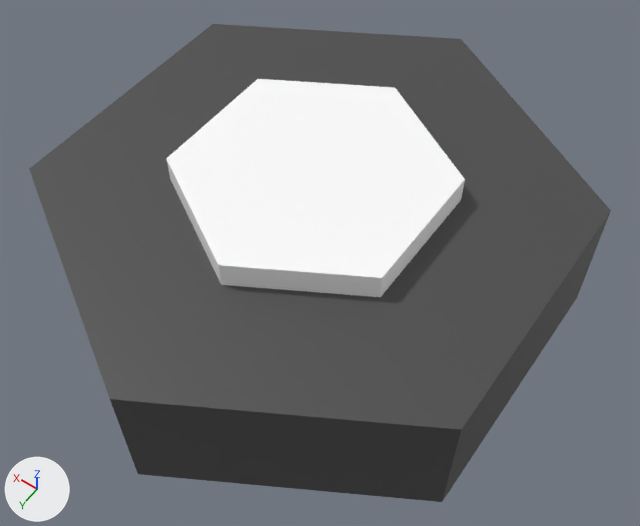
The glTF model code/models/wheat.glb: old version first, new version second.
Before and after are seen from a 50 mm camera at (-1.22, 1.67, 2.49) aimed at (-0.11, 0.12, 0.05). The axes (+X, +Y, +Z) are drawn at lower left. The lights are the same throughout. Where no turn or scale is listed for an object, it has been applied to the vertices.
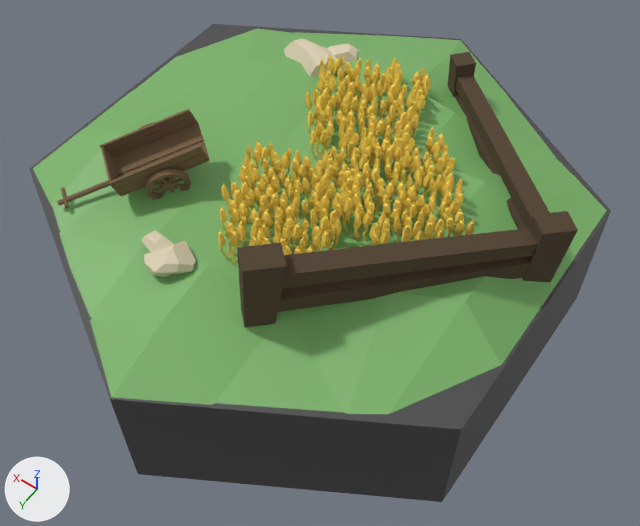
Commit message: Upload Wheat tile and implement into the code

What differs and where, as boxes [x1, y1, x2, y2] in the pictures (640 x 526 px):
'Ground', added (green): after [33, 28, 607, 414]
'Cylinder.001', deleted: before [166, 79, 465, 297]
'Fence 2', added (brown): after [237, 211, 578, 327]
'Wheat.001', added (yellow): after [218, 141, 364, 263]
'Wheat.003', added (yellow): after [325, 127, 474, 245]
'Wheat.002', added (yellow): after [305, 55, 431, 167]
'Cart', added (brown): after [57, 109, 210, 209]
'Fence 1', added (brown): after [448, 52, 550, 229]
'Stone.001', added (beige): after [142, 230, 196, 277]
'Stone.002', added (beige): after [284, 38, 360, 77]
'Cylinder', unchanged, covered by the edit: [29, 24, 611, 502] in both

The change, as a diff of the scene's bpy script:
```diff
--- a/code/models/wheat.glb.py
+++ b/code/models/wheat.glb.py
@@ ob_cylinder_001 @@
-ob_cylinder_001 = bpy.data.objects.new('Cylinder.001', me_cylinder_001)
@@ ob_wheat_003 @@
+ob_wheat_003 = bpy.data.objects.new('Wheat.003', me_cube_037_wheat_0)  # 7820 vertices, 12880 faces; spans x -0.367..0.183, y -0.389..0.117, z -0.122..0.067; in mat_wheat (yellow #ffdb58)
+ob_wheat_003.location = (-0.224, 0.097, 0.409)
@@ ob_stone_002 @@
+ob_stone_002 = bpy.data.objects.new('Stone.002', me_cube_015_rocks_0)  # 72 vertices, 136 faces; spans x -0.088..0.222, y -0.124..0.138, z -0.067..0.111; in mat_rocks (beige #dfd3b7)
+ob_stone_002.location = (0.262, -0.525, 0.277)
@@ ob_stone_001 @@
+ob_stone_001 = bpy.data.objects.new('Stone.001', me_cube_007_rocks_0)  # 72 vertices, 136 faces; spans x -0.13..0.055, y -0.073..0.068, z -0.062..0.031; in mat_rocks (beige #dfd3b7)
+ob_stone_001.location = (0.197, 0.565, 0.356)
@@ ob_fence_2 @@
+ob_fence_2 = bpy.data.objects.new('Fence 2', me_cube_fence_0)  # 32 vertices, 48 faces; spans x -0.359..0.355, y -0.397..0.393, z -0.192..0.179; in mat_fence (brown #534331)
+ob_fence_2.location = (-0.501, 0.226, 0.424)
@@ ob_fence_1 @@
+ob_fence_1 = bpy.data.objects.new('Fence 1', me_cube_006_fence_0)  # 24 vertices, 36 faces; spans x -0.351..0.326, y -0.296..0.318, z -0.157..0.104; in mat_fence (brown #534331)
+ob_fence_1.location = (-0.459, -0.397, 0.37)
@@ ob_cart @@
+ob_cart = bpy.data.objects.new('Cart', me_plane_027_fence_001_0)  # 400 vertices, 692 faces; spans x -0.158..0.255, y -0.167..0.27, z -0.142..0.129; in mat_fence_001 (brown #796247)
+ob_cart.location = (0.406, 0.307, 0.418)
@@ ob_wheat_002 @@
+ob_wheat_002 = bpy.data.objects.new('Wheat.002', me_cube_037_wheat_0_002)  # 7820 vertices, 12880 faces; spans x -0.375..0.117, y -0.323..0.175, z -0.122..0.067; in mat_wheat_002 (yellow #ffdb58)
+ob_wheat_002.location = (0.127, -0.219, 0.399)
@@ ob_wheat_001 @@
+ob_wheat_001 = bpy.data.objects.new('Wheat.001', me_cube_037_wheat_0_001)  # 7820 vertices, 12880 faces; spans x -0.367..0.102, y -0.301..0.183, z -0.122..0.068; in mat_wheat_001 (yellow #ffdb58)
+ob_wheat_001.location = (0.078, 0.291, 0.408)
@@ ob_ground @@
+ob_ground = bpy.data.objects.new('Ground', me_plane)  # 57 vertices, 84 faces; spans x -0.86..0.86, y -1.0..1.0, z -0.07..0.07; in mat_grass (green #7bb369)
+ob_ground.location = (0.0, 0.0, 0.32)
```
